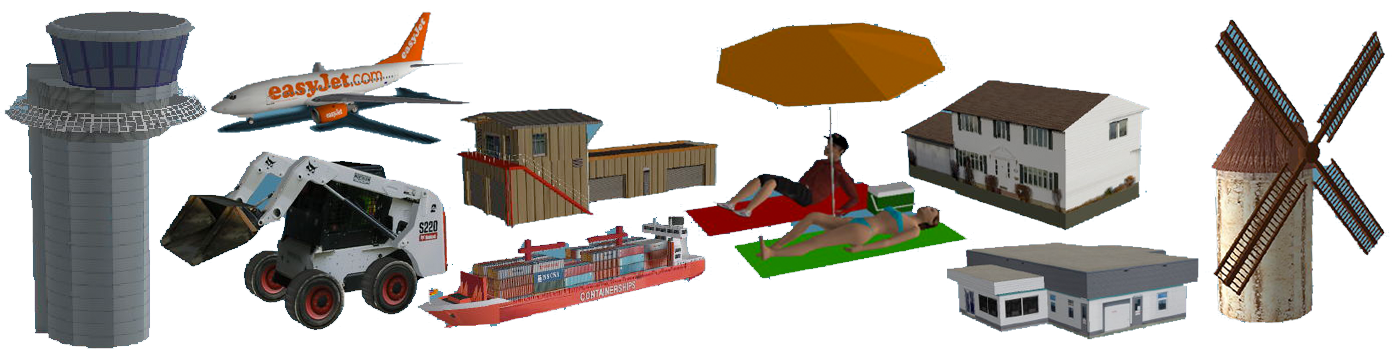
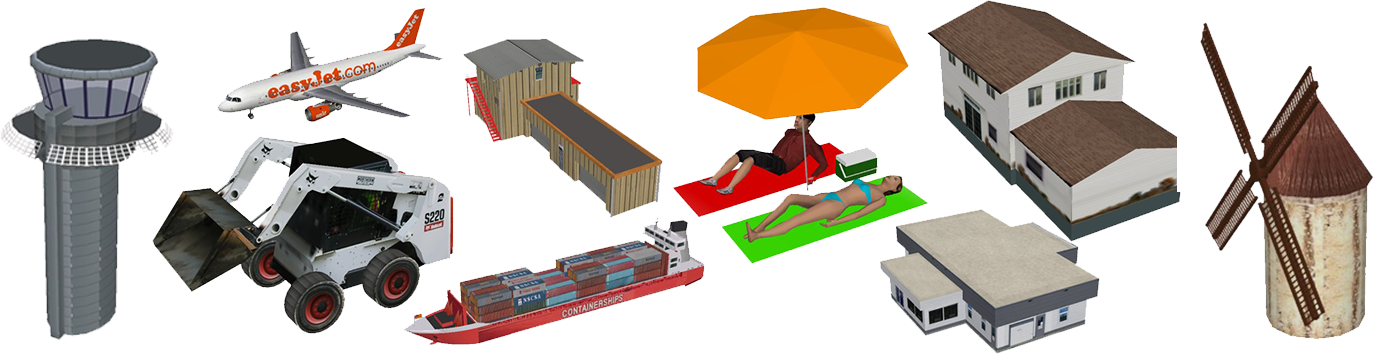
Revision of a layered 1392×360 image; what changed, layer by layer:
painted on "Easyjet" over (208, 8, 472, 145)
painted on "Digger" over (152, 136, 454, 334)
painted on "Ship" over (403, 213, 712, 346)
painted on "Sunbathers" over (670, 7, 974, 281)
painted on "House" over (900, 0, 1181, 242)
painted on "Windmill" over (1200, 17, 1390, 340)
painted on "Big ATC Tower" over (0, 11, 208, 349)
painted on "Concrete Terminal" over (879, 209, 1199, 354)
painted on "Wooden Terminal" over (453, 38, 720, 230)
